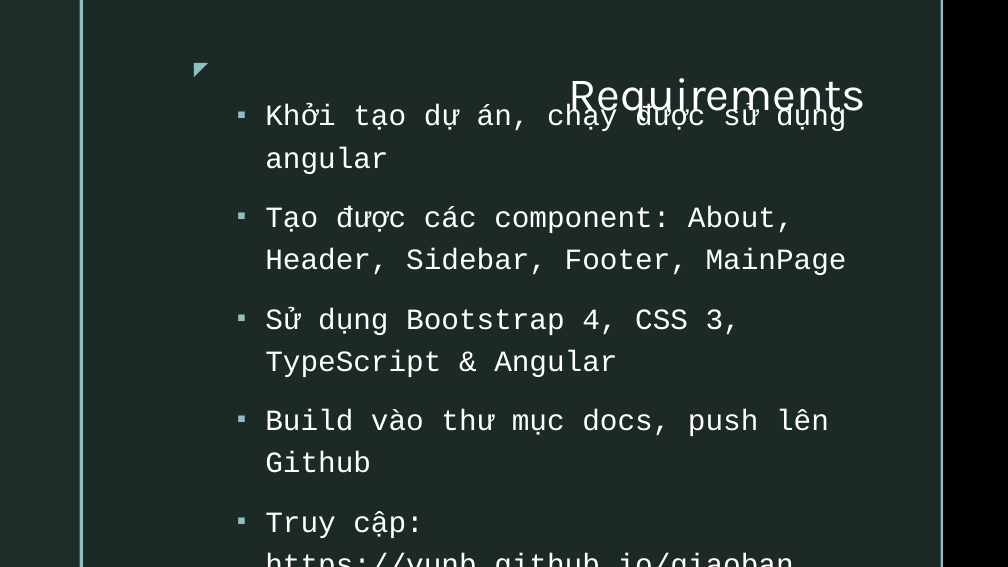
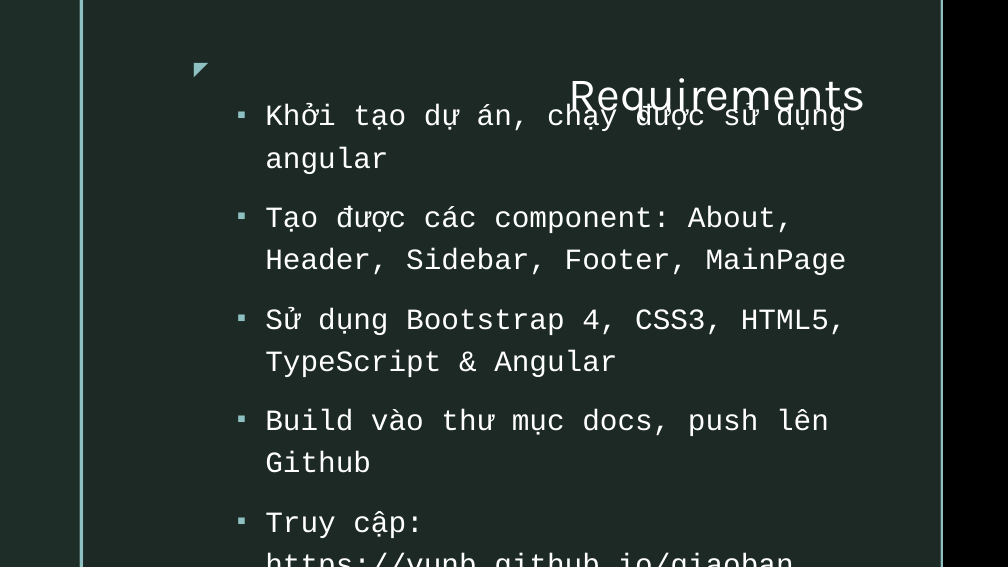
Before and after one commit to vunb/fullstack-nodejs, a slide deck: slide 2 of Session02/03. Practice 1.pptx. Drawn at 1008x567 pixels with LibreOffice and Linux fonts; fonts in the diff are those of the drawing; background and template pictures are left out. Boxes give left, top, right and bottom in pixels: in the first picture for what was removed or moved away, otherwise in the second. Text is boxed around its words. In the diff, an @@ line names an element or a change of style, - is before the commit and + after.

Commit message:
update practice session

```diff
--- a/Session02/03. Practice 1.pptx
+++ b/Session02/03. Practice 1.pptx
@@ text at (265, 308, 847, 377): text changed @@
-▪ Sử dụng Bootstrap 4, CSS 3, TypeScript & Angular
+▪ Sử dụng Bootstrap 4, CSS3, HTML5, TypeScript & Angular
```
